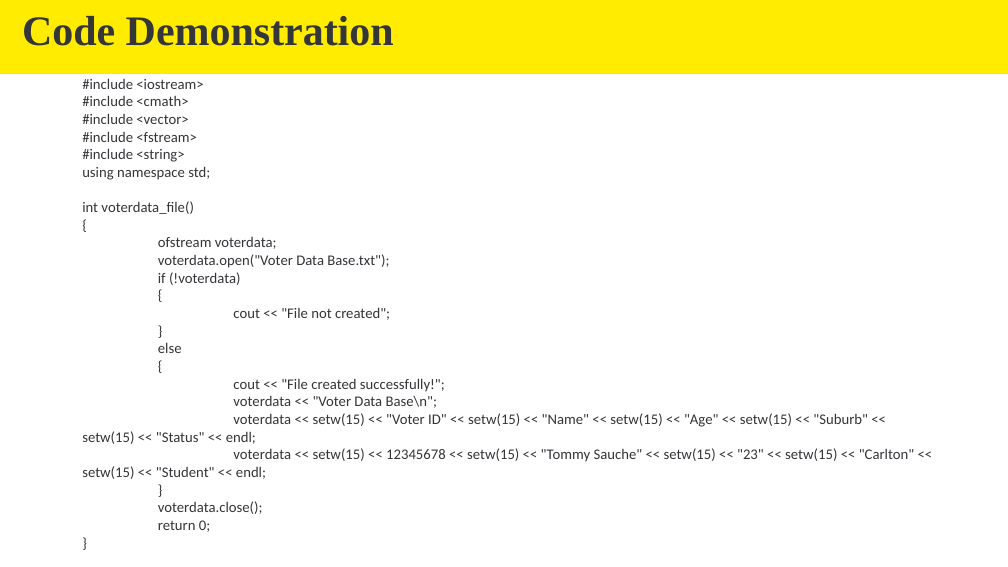
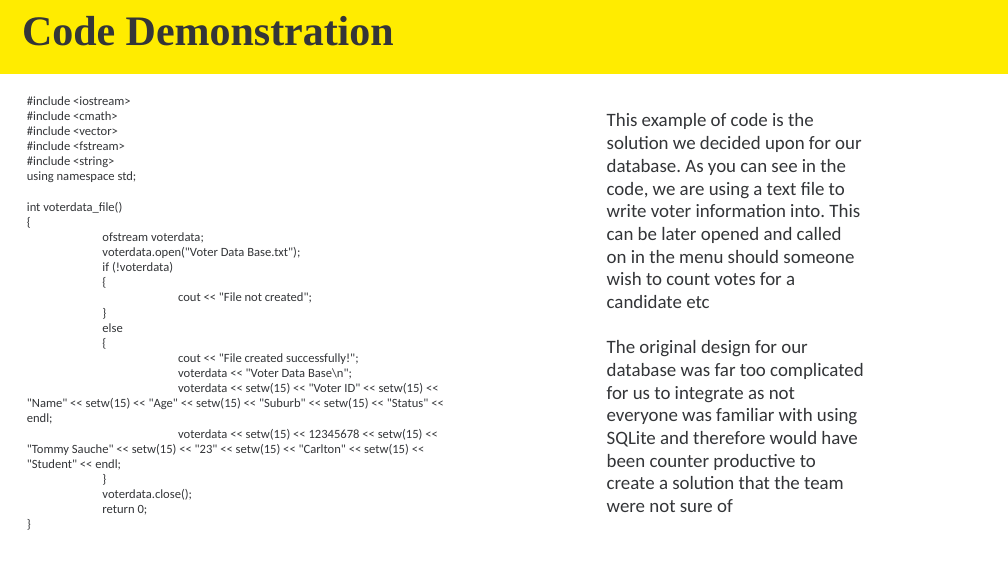
Before and after one commit to developer-grace/electoral-project, a slide deck: slide 8 of Project PresentationDemonstration.pptx. Drawn at 1008x567 pixels with LibreOffice and Linux fonts; fonts in the diff are those of the drawing; background and template pictures are left out. Boxes give left, top, right and bottom in pixels: in the first picture for what was removed or moved away, otherwise in the second. Text is boxed around its words. In the diff, an @@ line names an element or a change of style, - is before the commit and + after.

```diff
--- a/Project PresentationDemonstration.pptx
+++ b/Project PresentationDemonstration.pptx
@@ text "#include <iostream>": place and size @@
-text "#include <iostream>" at (82, 78, 914, 532)
+text "#include <iostream>" at (27, 96, 429, 514)
@@ text "#include <iostream>" at (27, 96, 429, 514): size 14 to 12 pt @@
@@ text added at (607, 113, 864, 512), 18 pt, text #333538 @@
+This example of code is the solution we decided upon for our database. As you can see in the code, we are using a text file to write voter information into. This can be later opened and called on in the menu should someone wish to count votes for a candidate etc
+The original design for our database was far too complicated for us to integrate as not everyone was familiar with using SQLite and therefore would have been counter productive to create a solution that the team were not sure of
```
Also in this commit, not shown: 3 other slides changed, 1 slide added.
